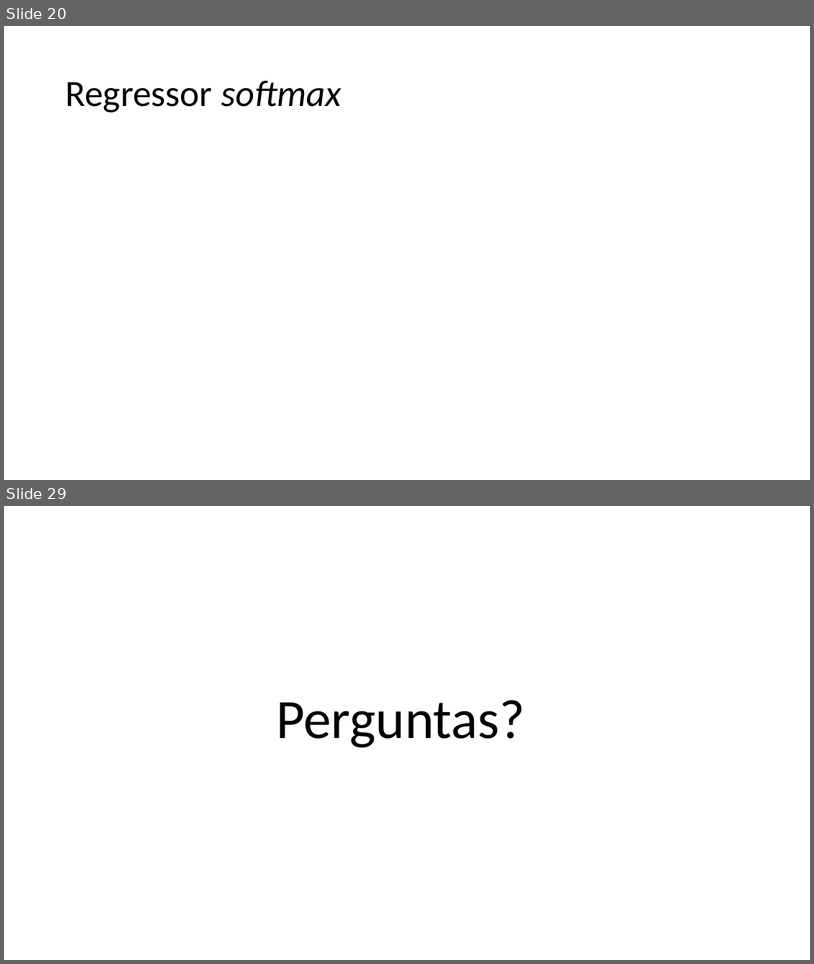
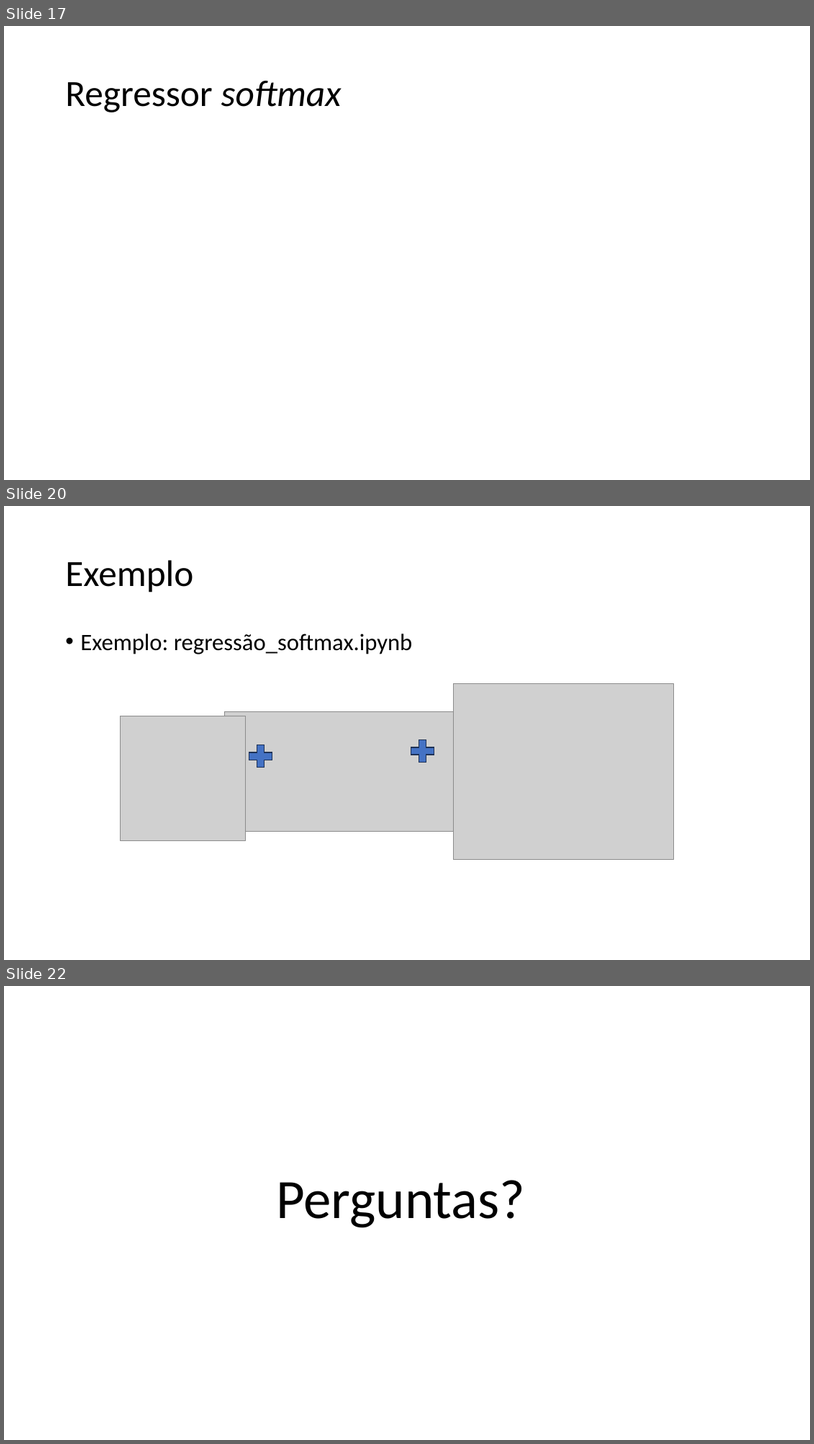
Before and after one commit to zz4fap/c24_inteligencia_artificial, a slide deck: slides/C24_Regressor_Softmax.pptx. Shown one above the other, each under a label of ours: slides 20 and 29 before the commit, slides 17, 20 and 22 after it; the slides between them are not shown. The pictures are 814x964 and 814x1444 pixels, drawn with LibreOffice and Linux fonts; fonts in the diff are those of the drawing; grey boxes stand for pictures. Boxes give left, top, right and bottom in pixels: in the first picture for what was removed or moved away, otherwise in the second. Text is boxed around its words. In the diff, an @@ line names an element or a change of style, - is before the commit and + after.

```diff
--- a/slides/C24_Regressor_Softmax.pptx
+++ b/slides/C24_Regressor_Softmax.pptx
@@ slide 20 added at bbox=[4, 506, 810, 960], background #FFFFFF @@
@@ title added at bbox=[65, 560, 193, 592], 44 pt, text #000000 @@
+Exemplo
@@ text added at bbox=[80, 633, 413, 654], 28 pt, text #000000 @@
+• Exemplo: regressão_softmax.ipynb
@@ group added at bbox=[120, 683, 674, 860]: 3 pictures, 2 plus signs @@
@@ what was slide 20 is now slide 17 @@
@@ what was slide 29 is now slide 22 @@
```
Also in this commit, not shown: 3 slides changed, 4 other slides added, 12 slides removed, 2 other files.
